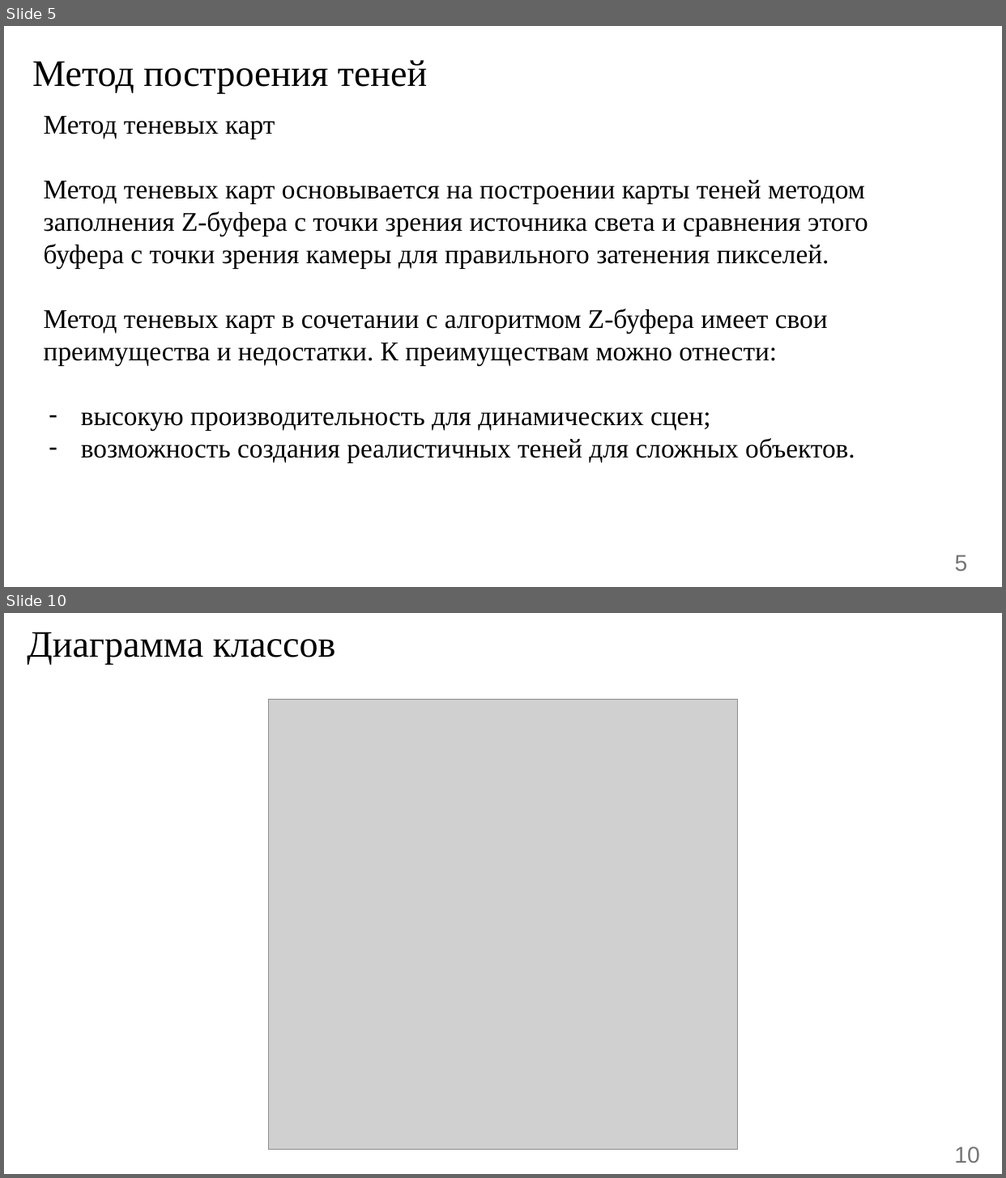
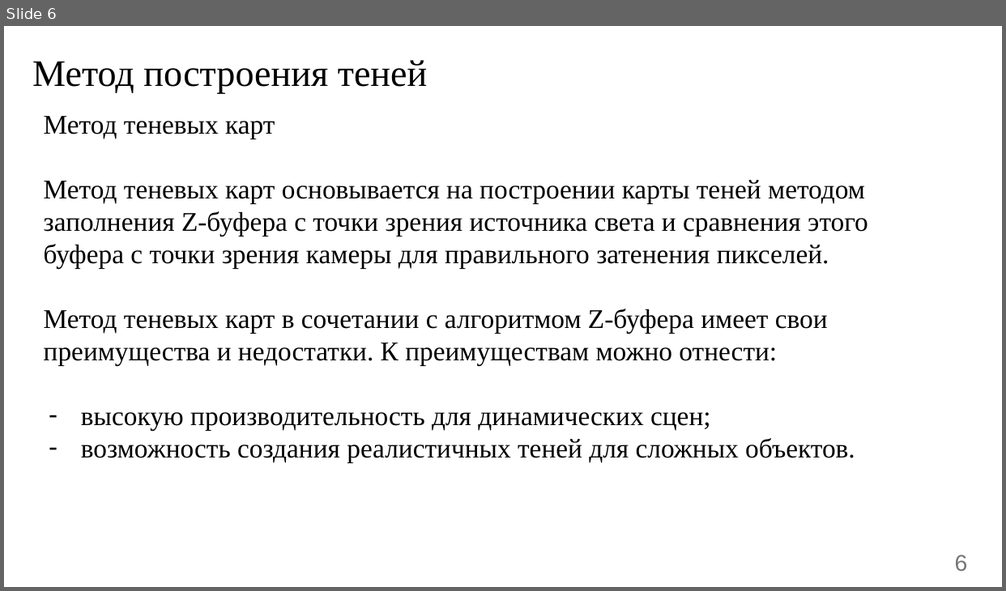
Before and after one commit to Danilado/IU7-CG-CW, a slide deck: docs/Presentation.pptx. Shown one above the other, each under a label of ours: slides 5 and 10 before the commit, slide 6 after it; the slides between them are not shown. The pictures are 1006x1178 and 1006x591 pixels, drawn with LibreOffice and Linux fonts; fonts in the diff are those of the drawing; grey boxes stand for pictures. Boxes give left, top, right and bottom in pixels: in the first picture for what was removed or moved away, otherwise in the second. Text is boxed around its words. In the diff, an @@ line names an element or a change of style, - is before the commit and + after.

```diff
--- a/docs/Presentation.pptx
+++ b/docs/Presentation.pptx
@@ slide 10 removed at [4, 613, 1002, 1174], background #FFFFFF @@
@@ title removed at [27, 632, 336, 664] @@
-Диаграмма классов
@@ picture removed at [268, 699, 737, 1150] @@
@@ page number removed at [954, 1147, 979, 1163] @@
-10
@@ what was slide 5 is now slide 6 @@
@@ page number at [955, 555, 968, 571]: text changed @@
-5
+6
```
Also in this commit, not shown: 9 slides changed, 4 slides added, 1 other slide removed, 24 other files.
